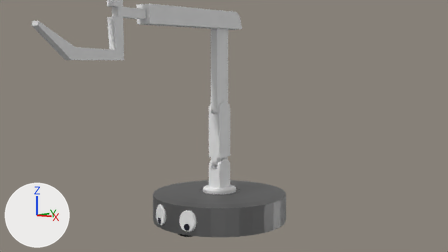
Before and after pictures for a commit that changed the Blender file Assets/Blender Raw/Char1.blend.
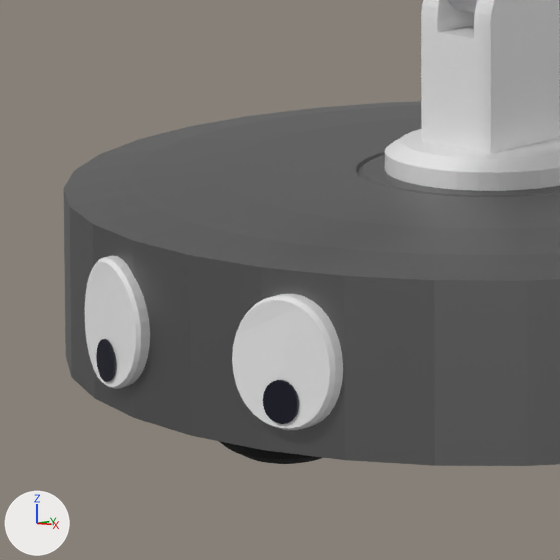
There are two pictures of each version: one from the file's camera 'Camera', one close up on the part from 32% to 51% of the width and 65% to 100% of the height. The axes (+X, +Y, +Z) are drawn at lower left. The lights are the same throughout.

The older version as bpy lines, for what is in view:
```python
me_cylinder = bpy.data.meshes.new('Cylinder')
me_cylinder.from_pydata(...)  # 256 vertices, 226 faces; spans x -1.0..1.0, y -1.0..1.0, z -0.22..0.22
me_cylinder.materials.append(mat_body)  # grey #848484
me_cylinder_004 = bpy.data.meshes.new('Cylinder.004')
me_cylinder_004.from_pydata(...)  # 320 vertices, 200 faces; spans x -3.0..3.0, y -1.0..1.0, z -1.0..2.03
# faces by material slot: [132, 68]
me_cylinder_004.materials.append(None)
me_cylinder_004.materials.append(mat_material_002)  # black #00021b
ob_body = bpy.data.objects.new('Body', me_cylinder)
ob_body.location = (0.0, 0.0, 0.327)
_m = ob_body.modifiers.new('Boolean', 'BOOLEAN')
_m.object = ob_wheel_cut
_m.solver = 'FLOAT'
ob_eyes = bpy.data.objects.new('Eyes', me_cylinder_004)
ob_eyes.location = (0.0, -1.1, 0.32)
ob_eyes.rotation_euler = (1.571, 0.0, 0.0)  # degrees (90, 0, 0)
ob_eyes.scale = (0.15, 0.15, 0.015)
_m = ob_eyes.modifiers.new('Lattice', 'LATTICE')
_m.object = ob_lattice
ob_lattice = bpy.data.objects.new('Lattice', lat_lattice)
ob_lattice.location = (0.0, -1.085, 0.298)
ob_lattice.scale = (1.11, 1.0, 0.405)
_m = ob_lattice.modifiers.new('Shrinkwrap', 'SHRINKWRAP')
_m.target = ob_body
# also in view: 'ARM' at (0.0, -1.36, 2.11); 'Sphere' at (0.0, -0.7, 0.12)
```
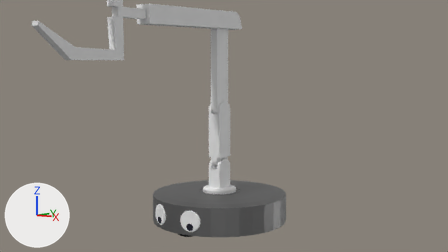
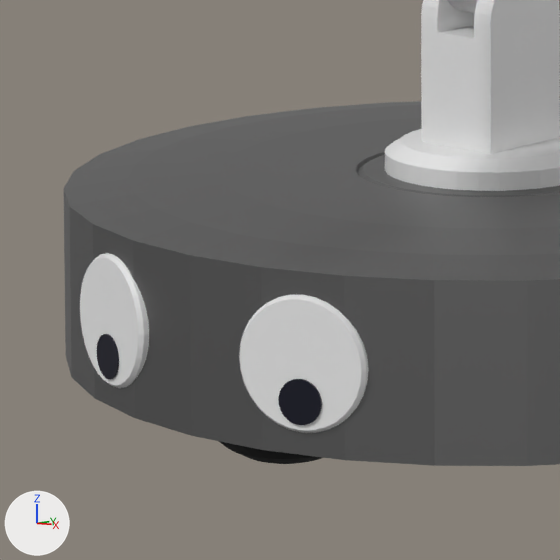
ob_lattice is not drawn itself; it is used by a modifier of ob_eyes.

Changed parts and their boxes [x1, y1, x2, y2] in the close-ups (560 x 560 px; the box of a moved part takes in the faces that stretch with it):
'Eyes', reshaped, moved, modifiers changed (12% wider)
    before: [85, 255, 343, 430]
    after: [80, 253, 369, 433]
part 1 of me_cylinder_004, moved or reshaped
    before: [232, 294, 343, 430]
    after: [239, 295, 369, 433]
part 2 of me_cylinder_004, moved or reshaped
    before: [85, 255, 150, 389]
    after: [80, 253, 149, 388]
part 3 of me_cylinder_004, moved or reshaped
    before: [96, 339, 116, 382]
    after: [97, 334, 119, 379]
part 4 of me_cylinder_004, moved or reshaped
    before: [263, 380, 299, 424]
    after: [278, 379, 322, 425]

The edits, one by one:
me_cylinder_004 has 320 vertices, 200 faces and spans x -3.0..3.0, y -1.0..1.0, z -1.0..2.03.
me_cylinder_004 is used by ob_eyes; location (0.0, -1.1, 0.32); rotation (1.571, 0.0, 0.0), in degrees (90, 0, 0); scale (0.15, 0.15, 0.015).
me_cylinder_004 part 1: the loose piece of 96 vertices spanning x 1.0..3.0, y -1.0..1.0, z -1.0..1.67 is multiplied about its middle by the matrix ((0.951, 0.0, 0.031), (0.0, 1.0, 0.0), (-3.09, 0.0, 0.951)), then moved by (-0.09, 0.0, -3.96).
me_cylinder_004 part 2: the loose piece of 96 vertices spanning x -3.0..-1.0, y -1.0..1.0, z -1.0..1.67 is multiplied about its middle by the matrix ((0.956, 0.0, -0.029), (0.0, 1.0, 0.0), (2.924, 0.0, 0.956)), then moved by (0.09, 0.0, -3.97).
me_cylinder_004 part 3: the loose piece of 64 vertices spanning x -2.33..-1.67, y -0.87..-0.2, z 1.7..2.03 is multiplied about its middle by the matrix ((0.956, 0.0, -0.029), (0.0, 1.0, 0.0), (2.924, 0.0, 0.956)), then moved by (0.04, 0.0, -4.03).
me_cylinder_004 part 4: the loose piece of 64 vertices spanning x 1.67..2.33, y -0.87..-0.2, z 1.7..2.03 is multiplied about its middle by the matrix ((0.951, 0.0, 0.031), (0.0, 1.0, 0.0), (-3.09, 0.0, 0.951)), then moved by (-0.04, 0.0, -4.04).
Object 'Eyes' (ob_eyes) moves from (0.0, -1.1, 0.32) to (0.0, -1.0, 0.32).
Object 'Eyes' (ob_eyes) loses its LATTICE modifier named 'Lattice'.
Modifier setting removed (it was object = ob_lattice).
Object 'Lattice' (ob_lattice) is deleted.
